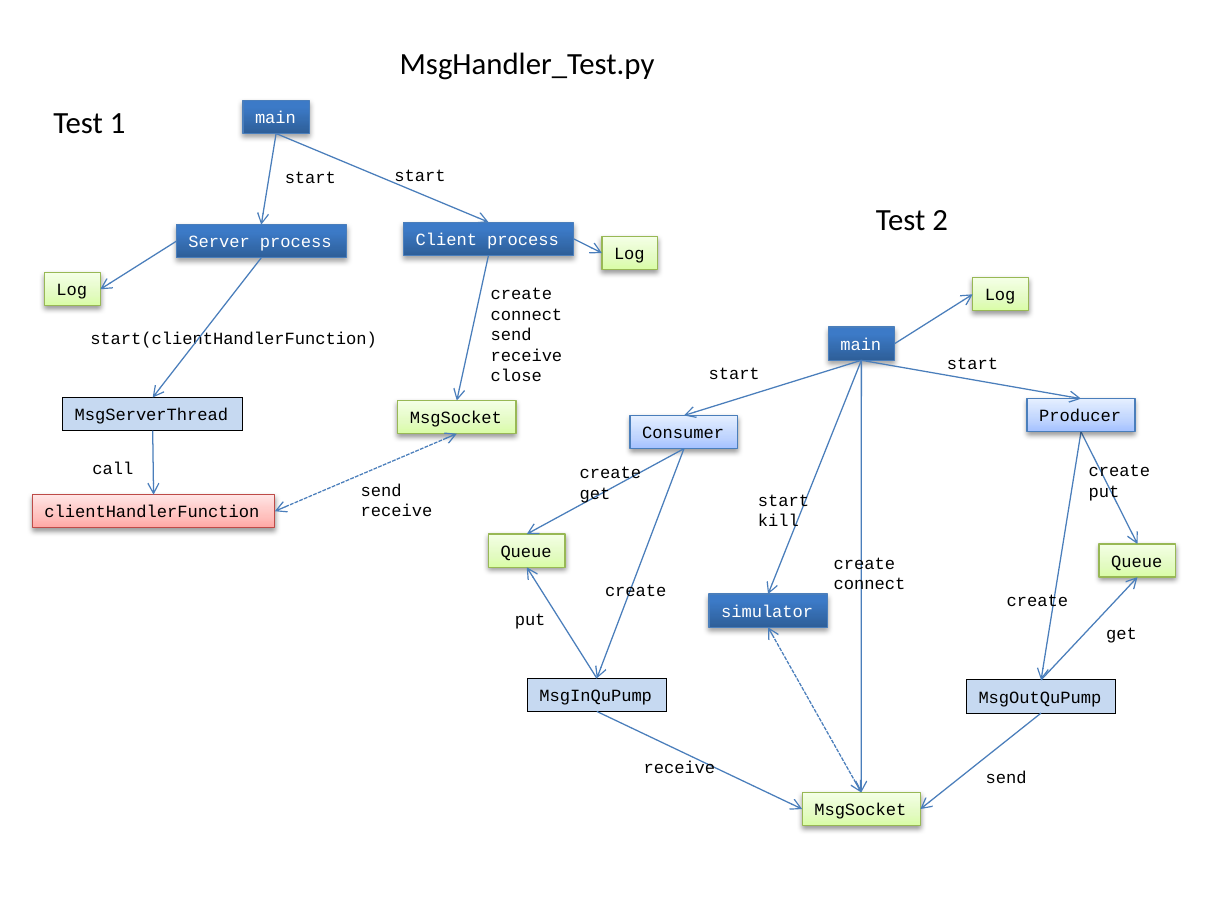
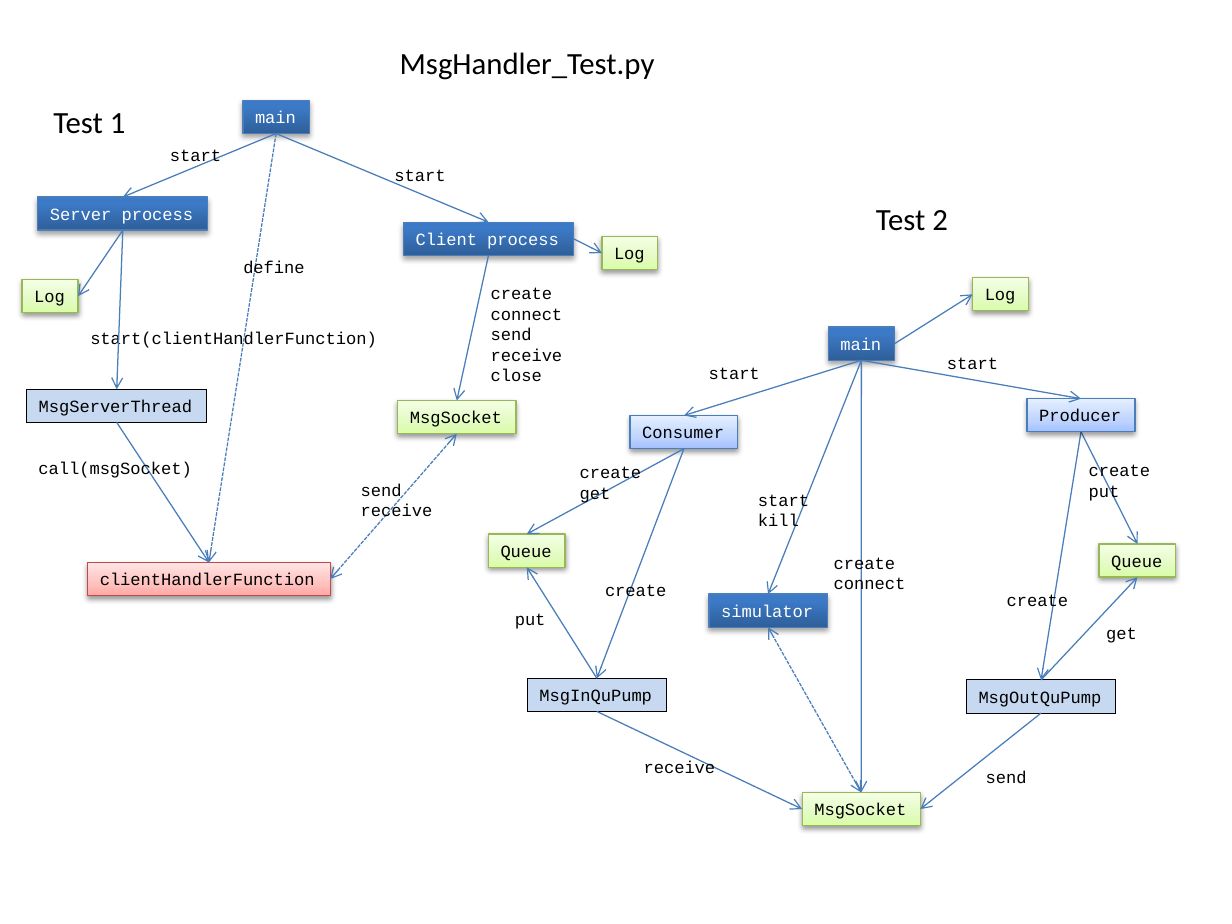
Before and after one commit to mlozborne/motin, a slide deck: slide 6 of Scripting/ScriptingDocumenation/DesignDiagrams.pptx. Drawn at 1232x924 pixels with LibreOffice and Linux fonts; fonts in the diff are those of the drawing. Boxes give left, top, right and bottom in pixels: in the first picture for what was removed or moved away, otherwise in the second. Text is boxed around its words. In the diff, an @@ line names an element or a change of style, - is before the commit and + after.

```diff
--- a/Scripting/ScriptingDocumenation/DesignDiagrams.pptx
+++ b/Scripting/ScriptingDocumenation/DesignDiagrams.pptx
@@ arrow moved from (276, 133) - (261, 224) to (276, 133) - (123, 197) @@
@@ text "start" rewrapped from (285,171,336,183) to (170,149,221,166) @@
@@ arrow added from (276, 133) to (209, 563), #4B7EBC 0.75 pt dashed @@
@@ rectangle "Server process": place and size @@
-rectangle "Server process" at (176,224,346,257)
+rectangle "Server process" at (38,197,208,230)
@@ arrow moved from (176, 241) - (100, 290) to (123, 230) - (78, 296) @@
@@ arrow moved from (261, 257) - (153, 398) to (123, 230) - (117, 389) @@
@@ text added at (243,260,304,277), 10 pt, text #000000 @@
+define
@@ rectangle "Log": place and size @@
-rectangle "Log" at (44,272,100,306)
+rectangle "Log" at (22,280,78,313)
@@ rectangle "MsgServerThread": place and size @@
-rectangle "MsgServerThread" at (63,398,243,431)
+rectangle "MsgServerThread" at (27,389,207,423)
@@ arrow moved from (153, 431) - (154, 494) to (117, 423) - (209, 563) @@
@@ double arrow moved from (457, 434) - (275, 511) to (457, 434) - (330, 579) @@
@@ text at (38,461,191,479): text changed @@
-call
+call(msgSocket)
@@ rectangle "clientHandlerFunction": place and size @@
-rectangle "clientHandlerFunction" at (32,494,275,527)
+rectangle "clientHandlerFunction" at (87,563,330,596)
```
Also in this commit, not shown: 3 other slides changed.
